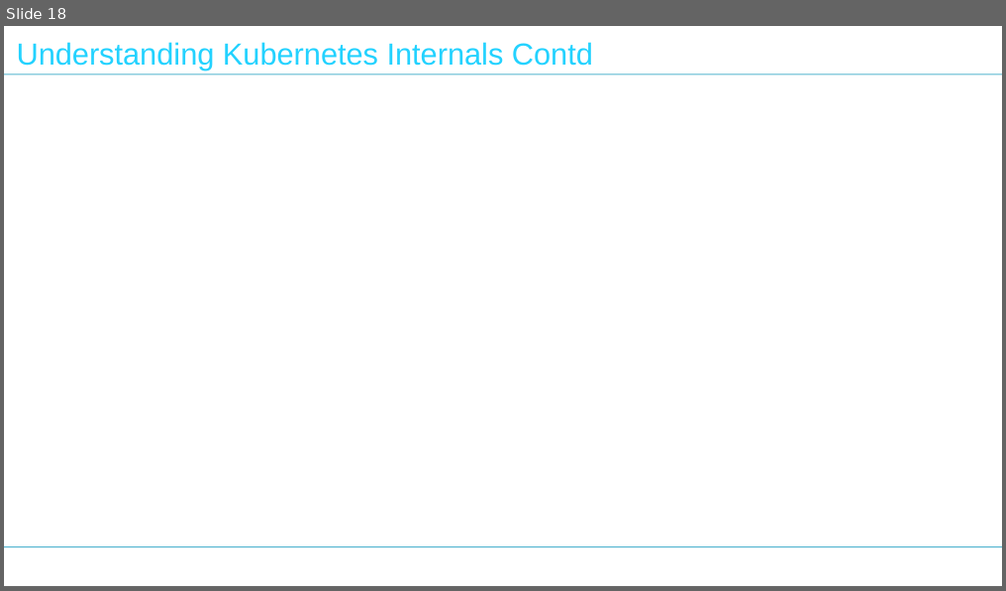
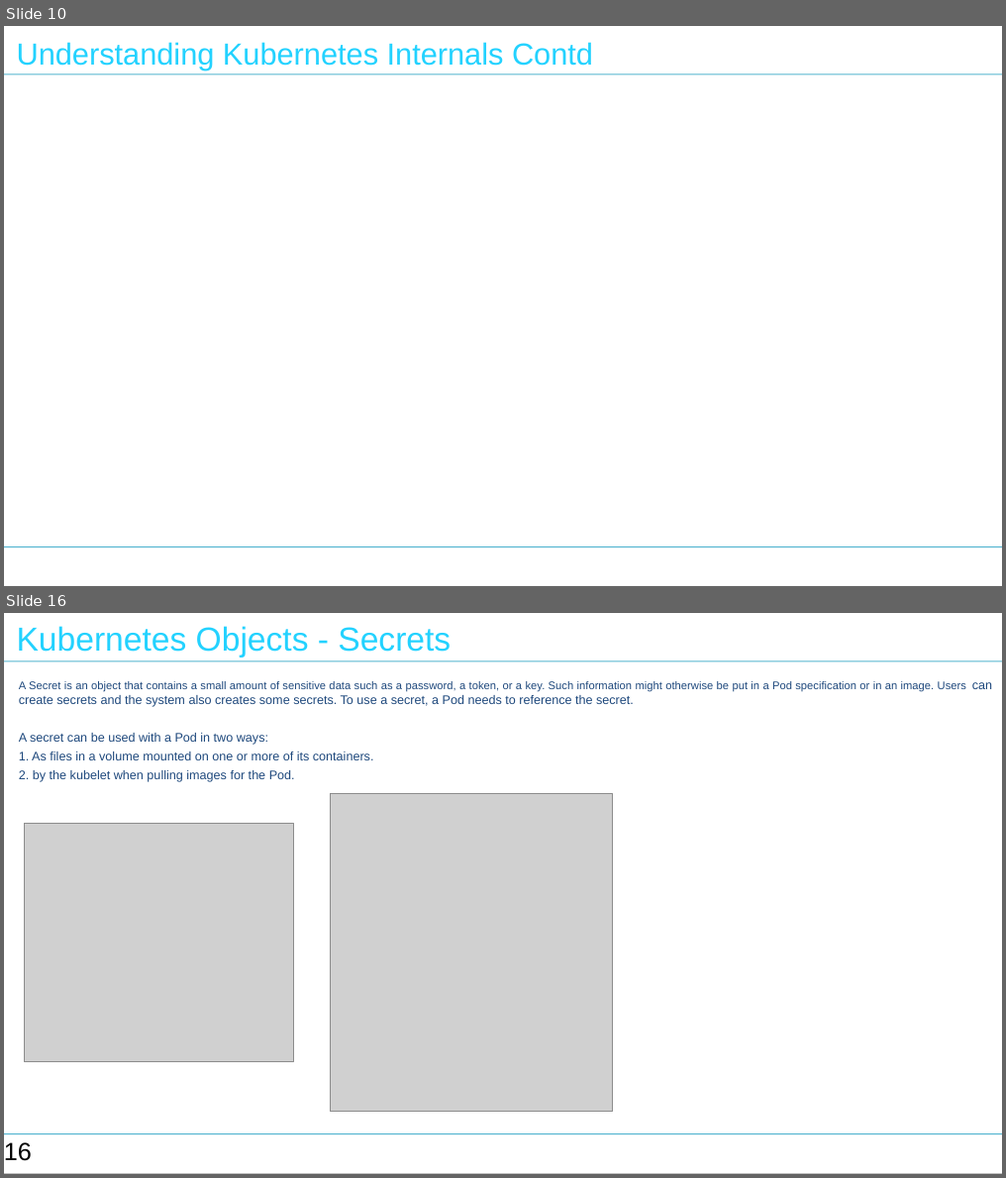
Before and after one commit to nilaybose/minikubedemo, a slide deck: docs/Tech Talk - Kubernetes.pptx. Shown one above the other, each under a label of ours: slide 18 before the commit, slides 10 and 16 after it; the slides between them are not shown. The pictures are 1006x591 and 1006x1178 pixels, drawn with LibreOffice and Linux fonts; fonts in the diff are those of the drawing; grey boxes stand for pictures; background and template pictures are left out; a plain dark background stands for a picture behind light text. Boxes give left, top, right and bottom in pixels: in the first picture for what was removed or moved away, otherwise in the second. Text is boxed around its words. In the diff, an @@ line names an element or a change of style, - is before the commit and + after.

```diff
--- a/docs/Tech Talk - Kubernetes.pptx
+++ b/docs/Tech Talk - Kubernetes.pptx
@@ slide 16 added at (4,613,1002,1174), background #FFFFFF; not listed: 3 template elements that a slide beside it also shows @@
@@ text added at (17,626,450,658), 24 pt, text #23D2FF @@
+Kubernetes Objects - Secrets
@@ text added at (19,681,992,782), 9 pt, text #1F497D @@
+A Secret is an object that contains a small amount of sensitive data such as a password, a token, or a key. Such information might otherwise be put in a Pod specification or in an image. Users can create secrets and the system also creates some secrets. To use a secret, a Pod needs to reference the secret.
+A secret can be used with a Pod in two ways:
+1. As files in a volume mounted on one or more of its containers.
+2. by the kubelet when pulling images for the Pod.
@@ picture added at (331,793,613,1112) @@
@@ picture added at (24,824,293,1062) @@
@@ page number added at (4,1143,32,1161), 18 pt, text #000000 @@
+16
@@ what was slide 18 is now slide 10 @@
```
Also in this commit, not shown: 6 slides changed, 1 other slide added, 4 other files.
